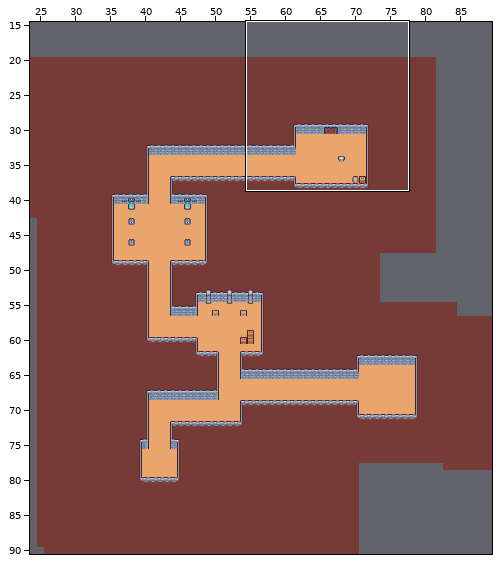
One commit to this Tiled map (JSON): examples/demo/maps/dungeon_1.tmj. The first picture is a wide view before the edit; the outline marks the close-up.
Close-up. Before:
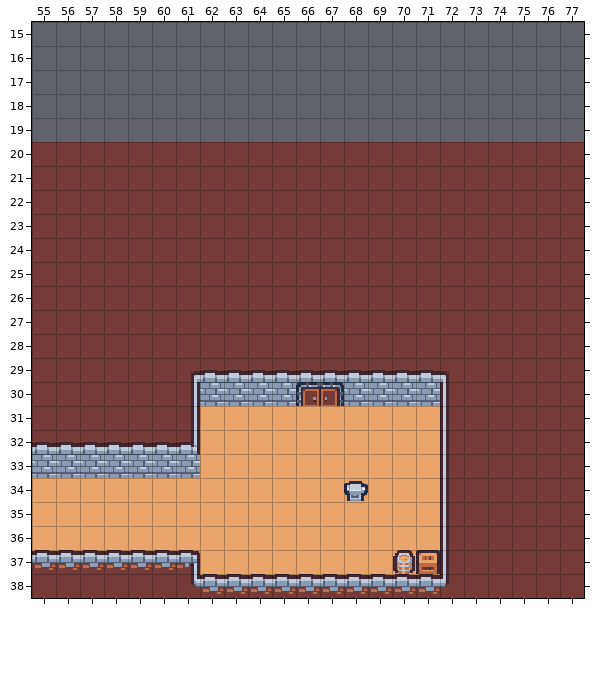
Cells are 16x16 px. Shown: x 55..77, y 15..38.
Now the later version:
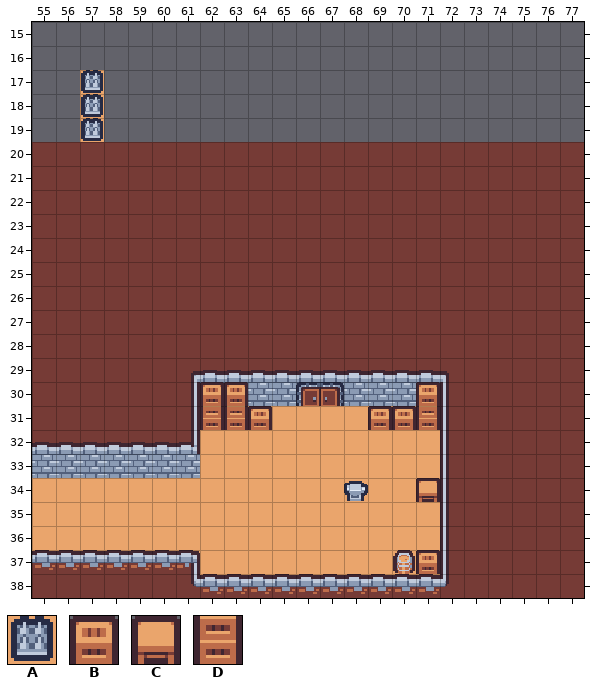
Key: from "Dungeon": A 41, B 63, C 72, D 75.
_ is an empty cell.
Objects are placed by their top-left corner, in cells (3,4 is the top-left corner of cell 3,4); size is 1x1 cell unless given.
Diff:
Changed rows in their new state; . is an unchanged cell.
Layer "Tile Layer 2":
first column x 62:
30 BB.......B
31 DDB....BBD
34 .........C
Layer "objects":
added: A "Spike 1" at 57,17
added: A "Spike 2" at 57,18
added: A "Spike 3" at 57,19
Boxes around the changes in both close-ups, in picture pixels (x1, y1, x2, y2):
added: (80, 70, 104, 142)
added: (200, 382, 272, 430)
added: (368, 382, 440, 430)
added: (416, 478, 440, 502)
